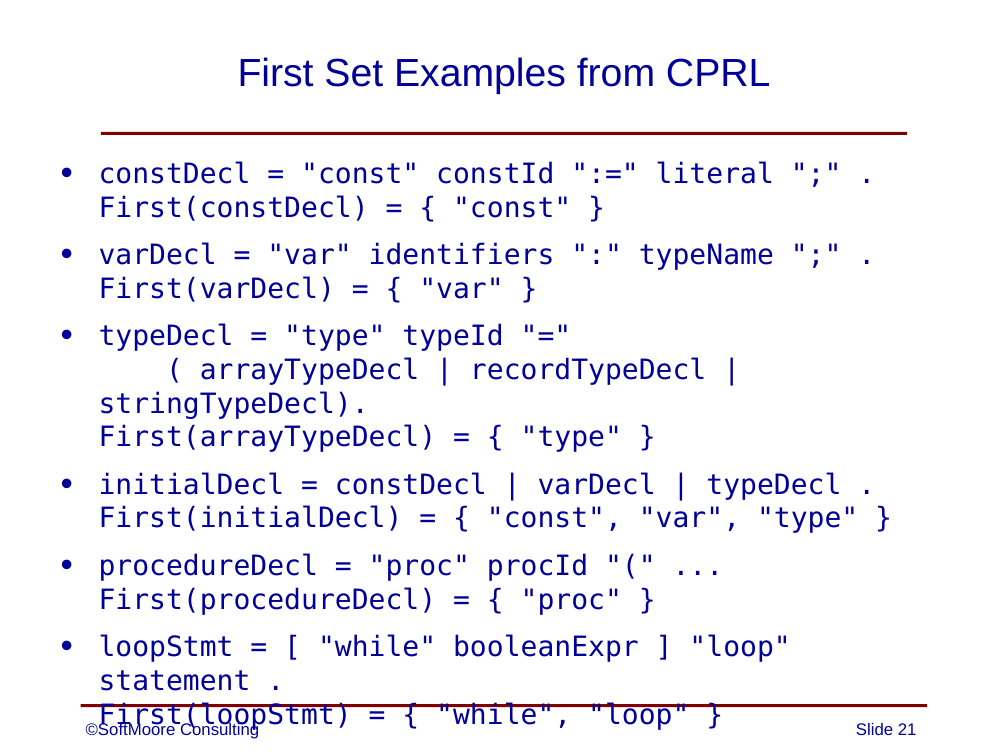
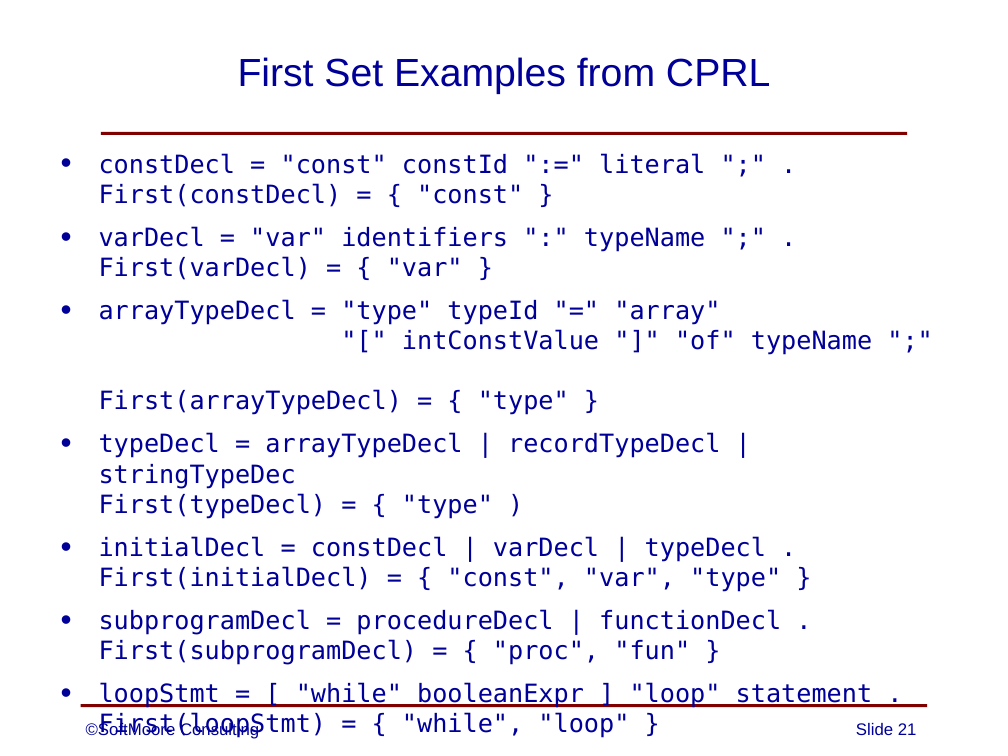
Before and after one commit to SoftMoore/CPRL-Kt-3rd, a slide deck: slide 21 of PowerPoints/06 - Syntax Analysis.pptx. Drawn at 1008x756 pixels with LibreOffice and Linux fonts; fonts in the diff are those of the drawing. Boxes give left, top, right and bottom in pixels: in the first picture for what was removed or moved away, otherwise in the second. Text is boxed around its words. In the diff, an @@ line names an element or a change of style, - is before the commit and + after.

Commit message:
minor corrections to one PowerPoint slide

```diff
--- a/PowerPoints/06 - Syntax Analysis.pptx
+++ b/PowerPoints/06 - Syntax Analysis.pptx
@@ text "constDecl = "const" constId ":=" ...": place and size @@
-text "constDecl = "const" constId ":=" ..." at (99,161,858,691)
+text "constDecl = "const" constId ":=" ..." at (99,153,873,738)
@@ text at (99,153,873,738): size 20 to 18 pt in "constDecl = "const" constId ":=" literal ";" ...", "varDecl = "var" identifiers ":" typeName ";" ...", "initialDecl = constDecl | varDecl | typeDecl ...", "loopStmt = [ "while" booleanExpr ] "loop" ..."; less space between paragraphs @@
@@ text at (99,299,872,519): text changed; size 20 to 18 pt @@
-• typeDecl = "type" typeId "="
-  ( arrayTypeDecl | recordTypeDecl | stringTypeDecl).
-  First(arrayTypeDecl) = { "type" }
+• arrayTypeDecl = "type" typeId "=" "array"
+  "[" intConstValue "]" "of" typeName ";"
+  First(arrayTypeDecl) = { "type" }
+• typeDecl = arrayTypeDecl | recordTypeDecl | stringTypeDec
+  First(typeDecl) = { "type" )
@@ text at (99,609,781,665): text changed; size 20 to 18 pt @@
-• procedureDecl = "proc" procId "(" ...
-  First(procedureDecl) = { "proc" }
+• subprogramDecl = procedureDecl | functionDecl .
+  First(subprogramDecl) = { "proc", "fun" }
```
